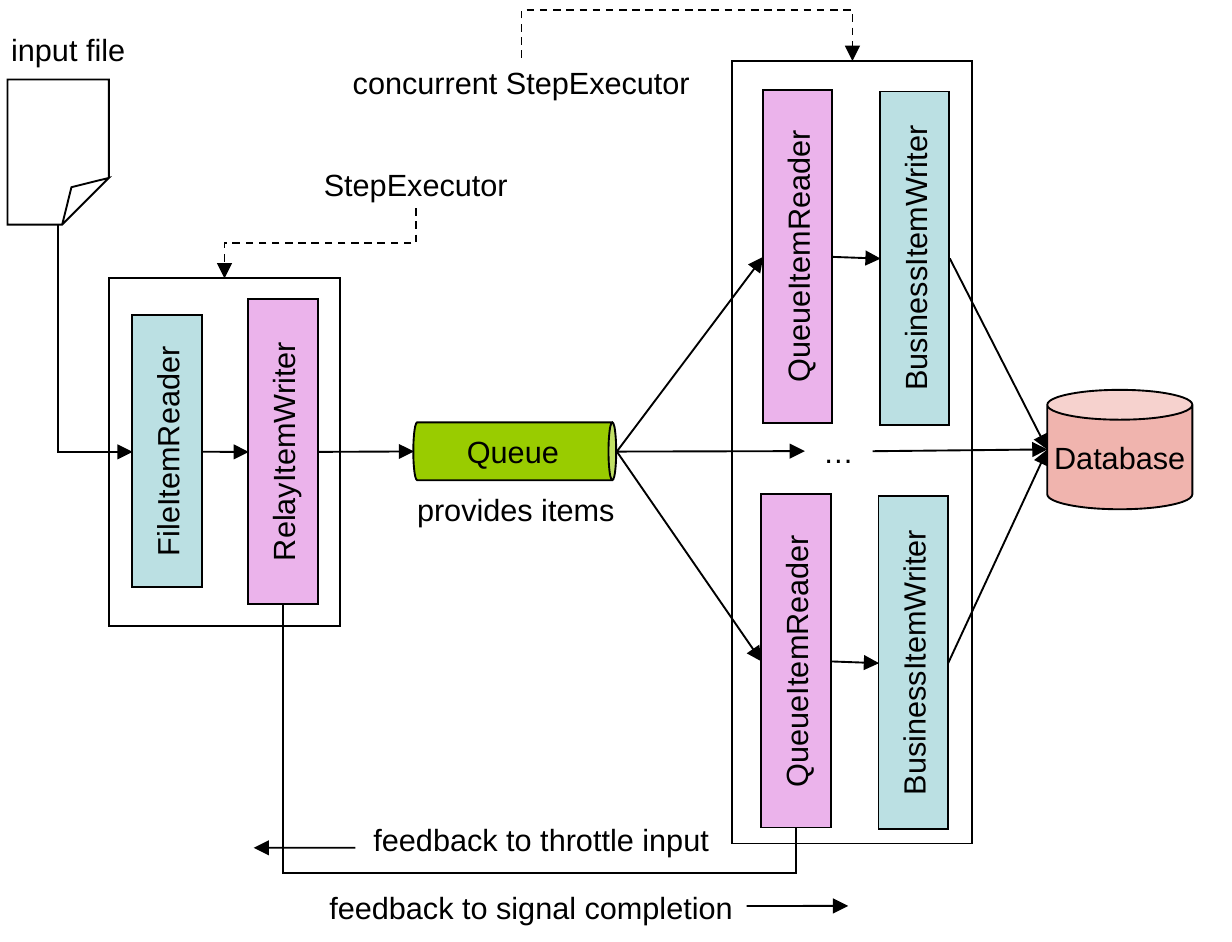
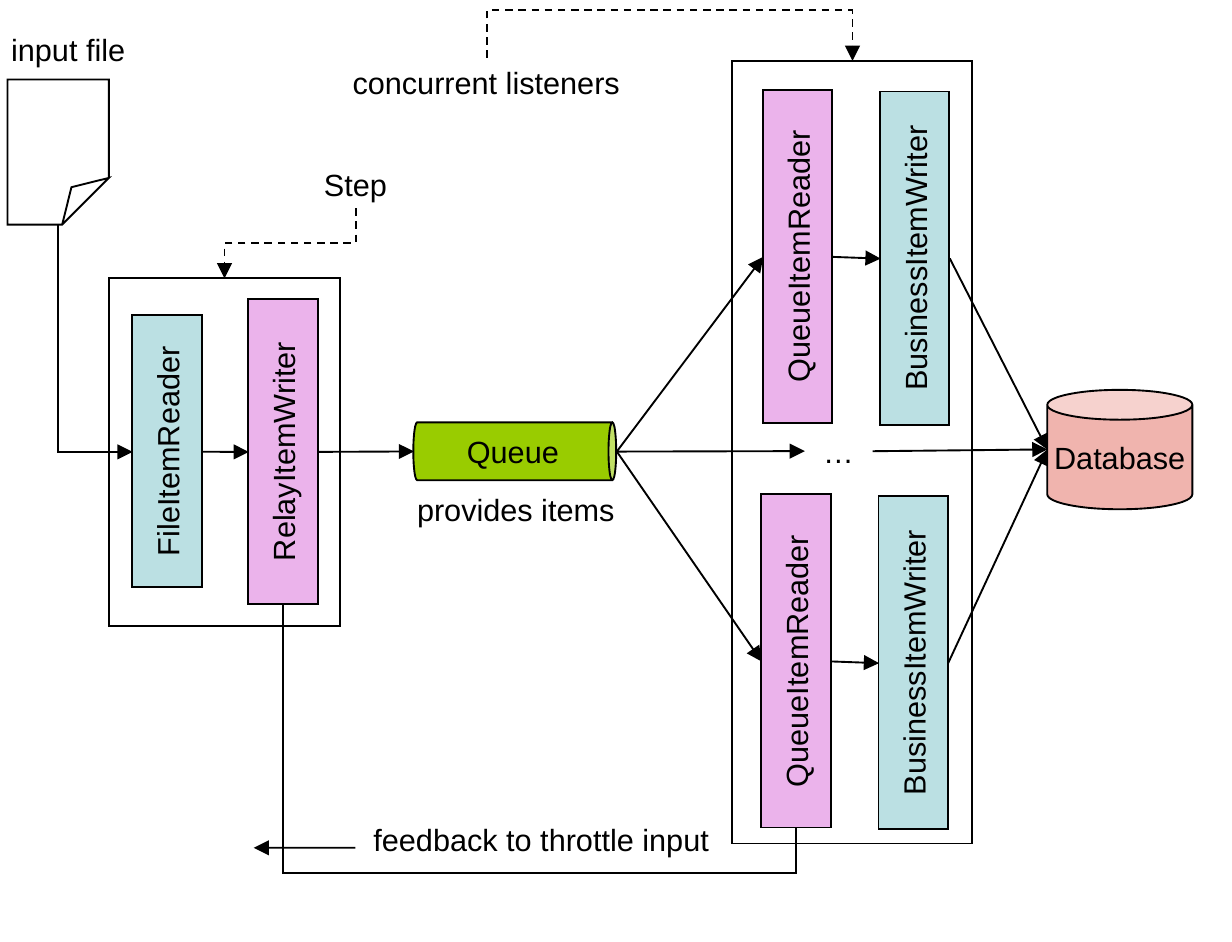
Before and after one commit to spring-projects/spring-batch, a slide deck: slide 3 of src/site/ppt/Figures.ppt. Drawn at 1232x942 pixels with LibreOffice and Linux fonts; fonts in the diff are those of the drawing. Boxes give left, top, right and bottom in pixels: in the first picture for what was removed or moved away, otherwise in the second. Text is boxed around its words. In the diff, an @@ line names an element or a change of style, - is before the commit and + after.

```diff
--- a/src/site/ppt/Figures.ppt
+++ b/src/site/ppt/Figures.ppt
@@ elbow arrow moved from (521, 57) - (853, 61) to (486, 57) - (853, 61) @@
@@ text at (x1=353, y1=71, x2=620, y2=95): text changed @@
-concurrent StepExecutor
+concurrent listeners
@@ text at (x1=324, y1=174, x2=387, y2=201): text changed @@
-StepExecutor
+Step
@@ elbow arrow moved from (416, 208) - (225, 278) to (355, 208) - (225, 278) @@
@@ text removed at (x1=329, y1=896, x2=733, y2=925) @@
-feedback to signal completion
@@ arrow removed from (748, 906) to (849, 906) @@
```
Also in this commit, not shown: 8 other slides changed, 1 slide removed, 1 other file.
